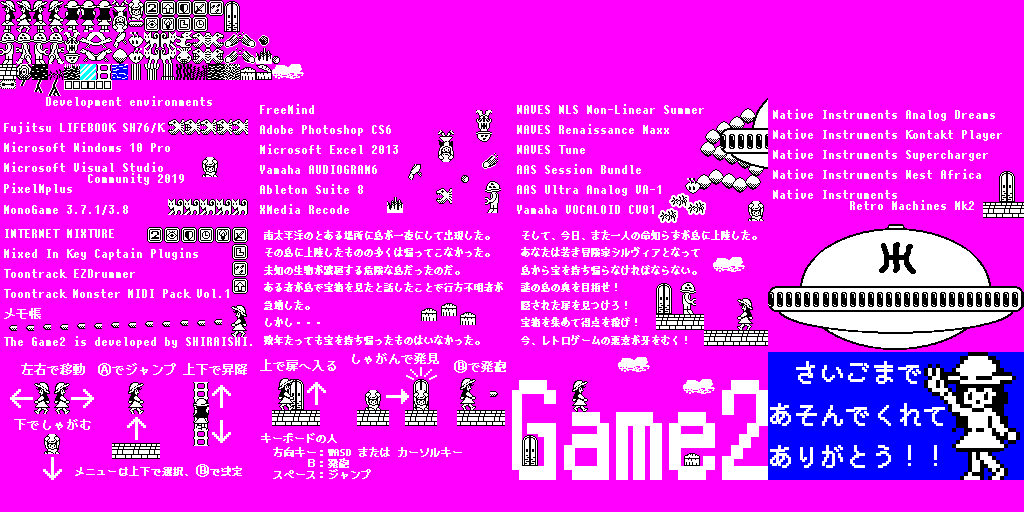
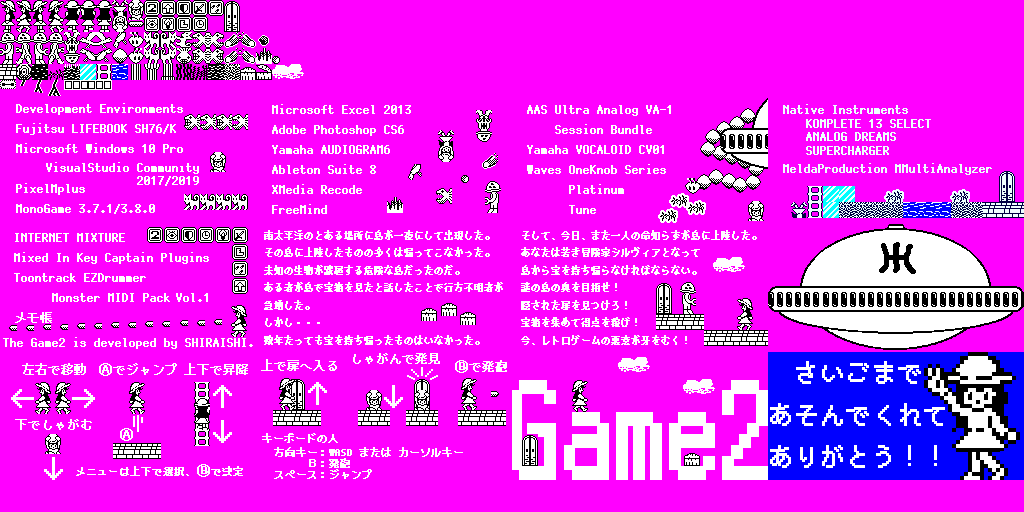
Two versions of the same layered image (1024x512). Layer-by-layer changes:
painted on "Story4" over [260, 353, 507, 479]
painted on "Story3" over [10, 363, 248, 480]
moved "End1" above "End4", painted on it over [4, 96, 248, 215]
moved "End4" above "End6", painted on it over [773, 104, 1024, 218]
painted on "End5" over [3, 229, 253, 349]
painted on "End3" over [517, 104, 704, 214]
painted on "End2" over [260, 104, 411, 214]
